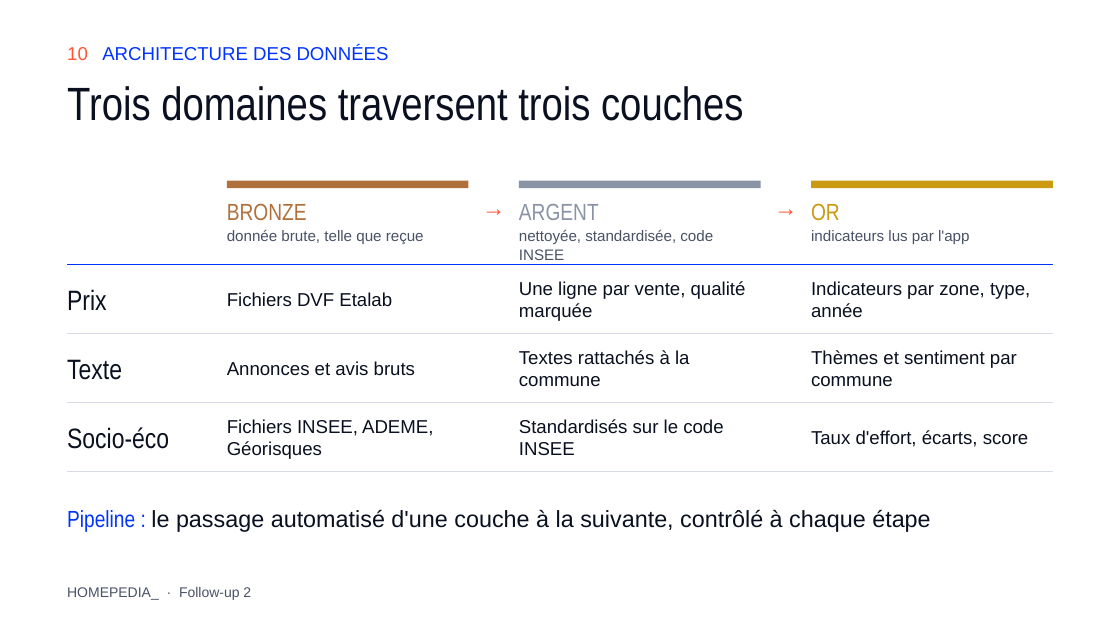
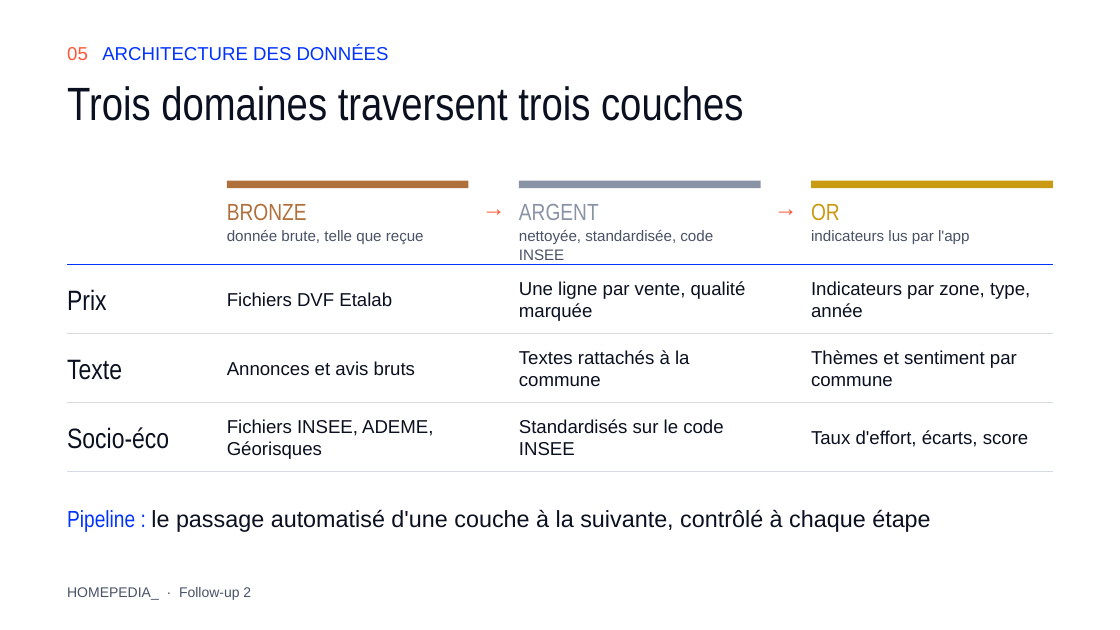
Before and after one commit to NicolasThao/T-DAT-901-Homepedia, a slide deck: slide 5 of docs/followup2/Homepedia_Follow-up_2.pptx (slide 10 before the commit). Drawn at 1120x630 pixels with LibreOffice and Linux fonts; fonts in the diff are those of the drawing. Boxes give left, top, right and bottom in pixels: in the first picture for what was removed or moved away, otherwise in the second. Text is boxed around its words. In the diff, an @@ line names an element or a change of style, - is before the commit and + after.

Commit message:
docs(followup2): slide Architecture deplacee en 5, avant Nettoyage ; numeros et renvois mis a jour

```diff
--- a/docs/followup2/Homepedia_Follow-up_2.pptx
+++ b/docs/followup2/Homepedia_Follow-up_2.pptx
@@ text at box(67, 47, 389, 61): text changed @@
-10 ARCHITECTURE DES DONNÉES
+05 ARCHITECTURE DES DONNÉES
```
Also in this commit, not shown: 5 other slides changed, 8 other files.
